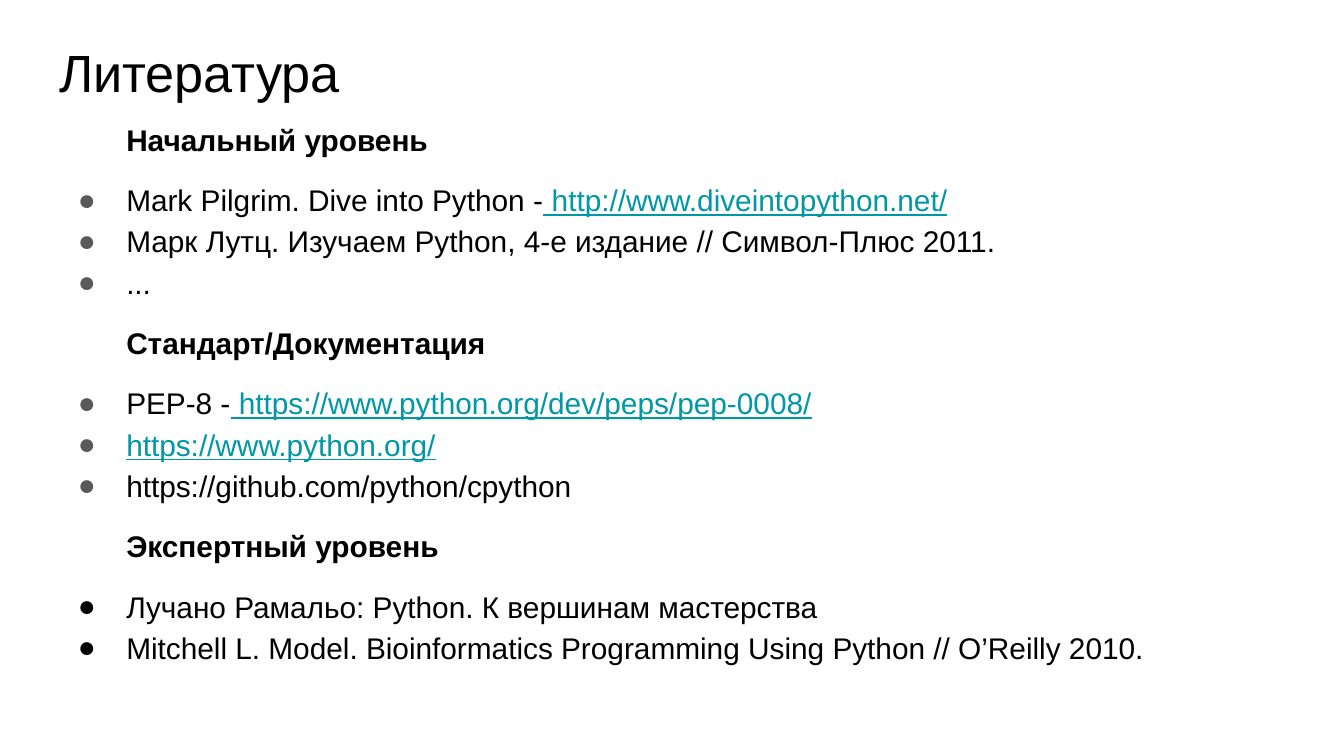
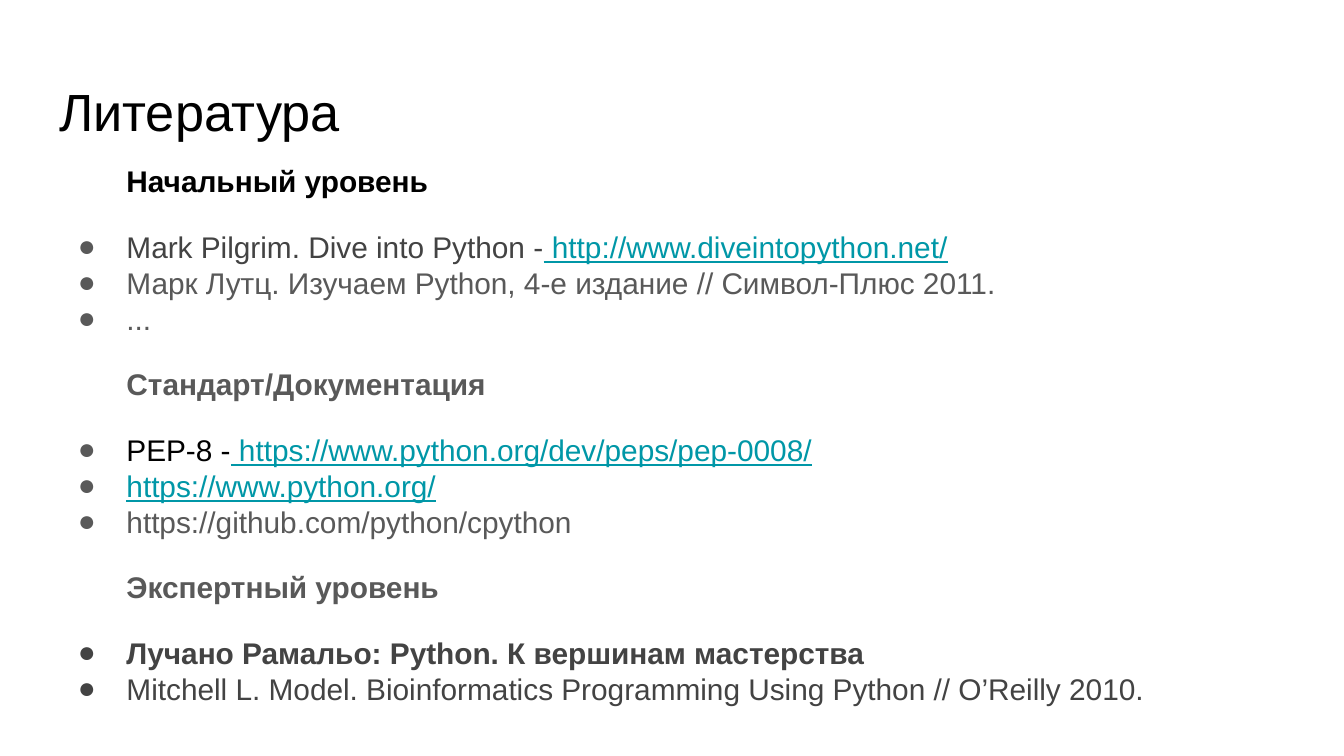
Before and after one commit to skhayrulin/python_course, a slide deck: slide 4 of lecture/Lecture1.pptx. Drawn at 1344x756 pixels with LibreOffice and Linux fonts; fonts in the diff are those of the drawing. Boxes give left, top, right and bottom in pixels: in the first picture for what was removed or moved away, otherwise in the second. Text is boxed around its words. In the diff, an @@ line names an element or a change of style, - is before the commit and + after.

```diff
--- a/lecture/Lecture1.pptx
+++ b/lecture/Lecture1.pptx
@@ title "Литература": place and size @@
-title "Литература" at bbox=[59, 56, 340, 102]
+title "Литература" at bbox=[59, 95, 340, 141]
@@ text "Начальный уровень": place and size @@
-text "Начальный уровень" at bbox=[126, 128, 1144, 664]
+text "Начальный уровень" at bbox=[126, 169, 1144, 705]
@@ text "Начальный уровень" at bbox=[126, 169, 1144, 705]: text colour #000000 to #434343 in "Mark Pilgrim. Dive into Python -", "Лучано Рамальо: Python. К вершинам мастерства", "Mitchell L. Model. Bioinformatics Programming Using Python ..."; text colour #000000 to #595959 in "Марк Лутц. Изучаем Python, 4-е издание // ...", "...", "Стандарт/Документация", "https://github.com/python/cpython" and 1 more places; bold on in "Лучано Рамальо: Python. К вершинам мастерства"; line spacing 1.15 to 1; more space between paragraphs; bullet colour #000000 to #434343 @@
```
Also in this commit, not shown: 9 other slides changed, 22 slides added, 3 slides removed, 1 other file.
